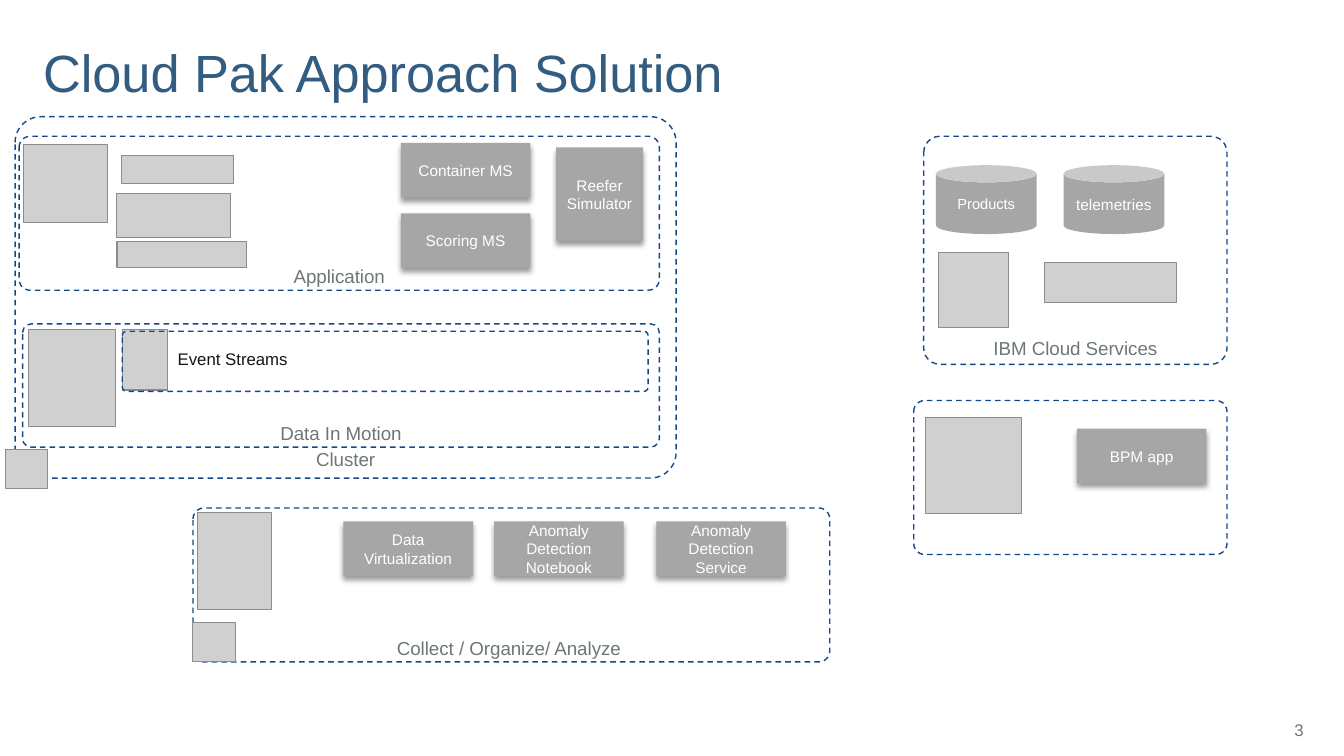
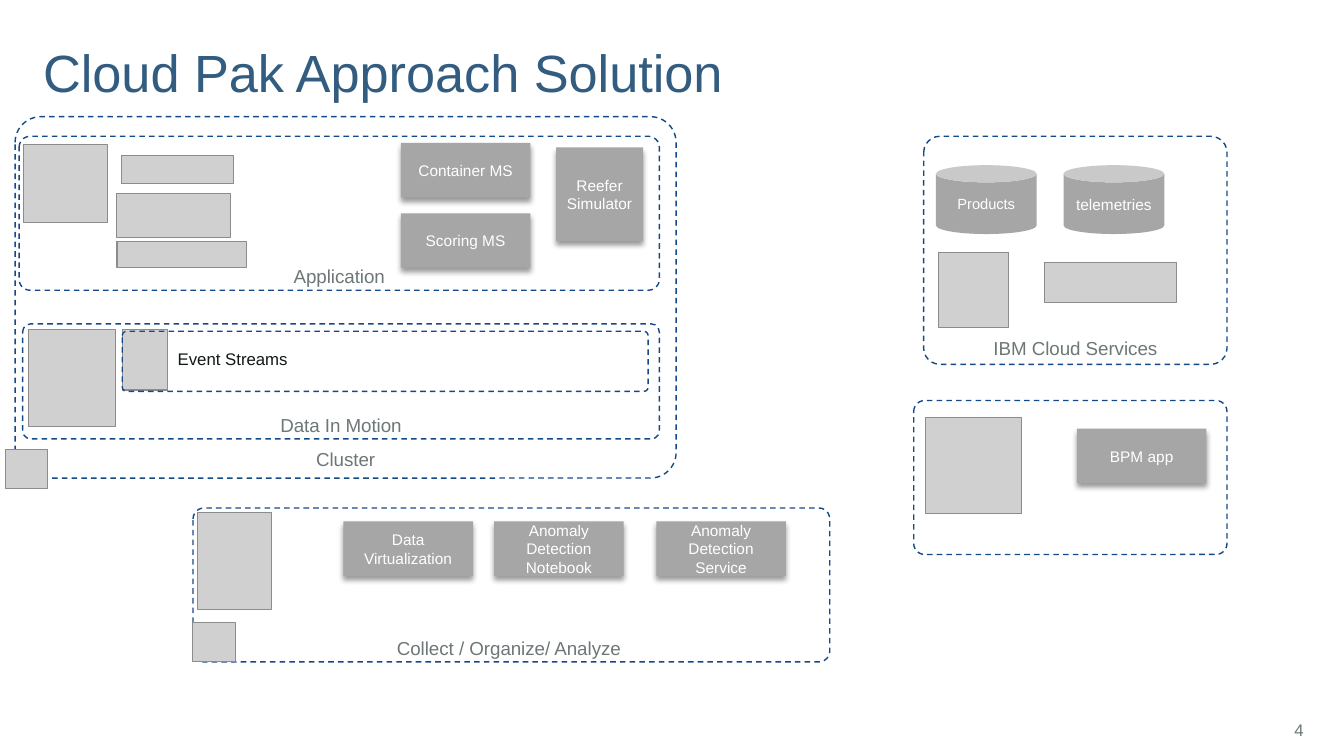
Before and after one commit to ibm-cloud-architecture/refarch-reefer-ml, a slide deck: slide 4 of docs/diagrams.pptx (slide 3 before the commit). Drawn at 1344x756 pixels with LibreOffice and Linux fonts; fonts in the diff are those of the drawing; grey boxes stand for pictures; background and template pictures are left out. Boxes give left, top, right and bottom in pixels: in the first picture for what was removed or moved away, otherwise in the second. Text is boxed around its words. In the diff, an @@ line names an element or a change of style, - is before the commit and + after.

```diff
--- a/docs/diagrams.pptx
+++ b/docs/diagrams.pptx
@@ rounded rectangle "Cluster" at bbox=[15, 117, 677, 479]: alignment centre to left @@
@@ rounded rectangle "Data In Motion": place and size @@
-rounded rectangle "Data In Motion" at bbox=[22, 324, 659, 447]
+rounded rectangle "Data In Motion" at bbox=[22, 324, 659, 439]
@@ page number at bbox=[1294, 724, 1303, 736]: text changed @@
-3
+4
```
Also in this commit, not shown: 3 other slides changed, 1 slide added, 27 other files.
